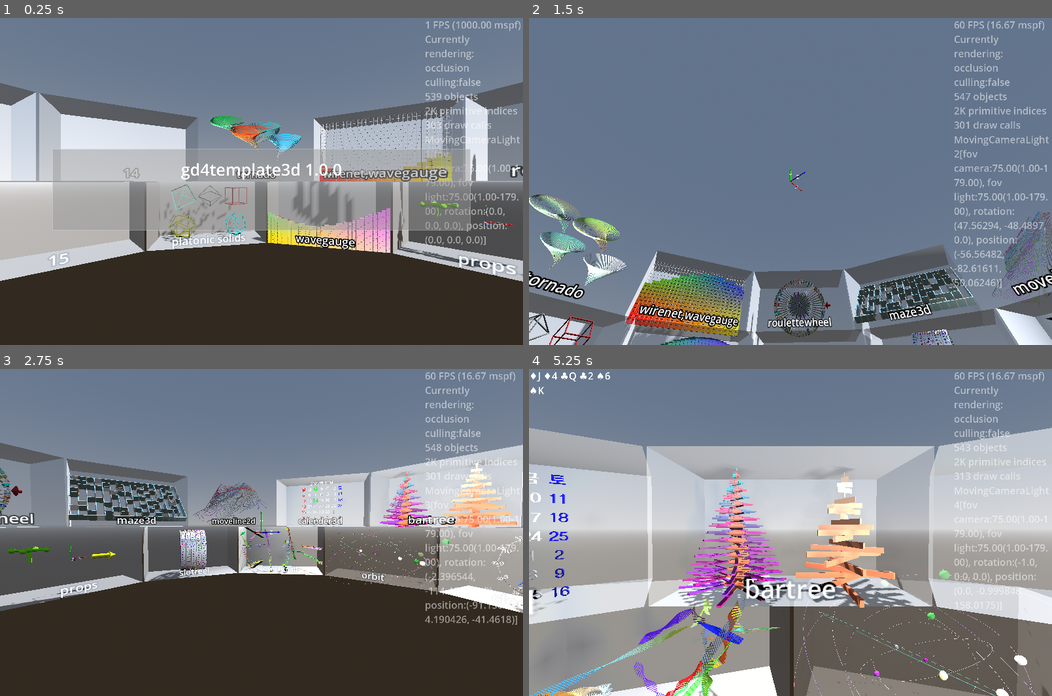
Above: before the commit, frames 1-4 (two rows, left to right).
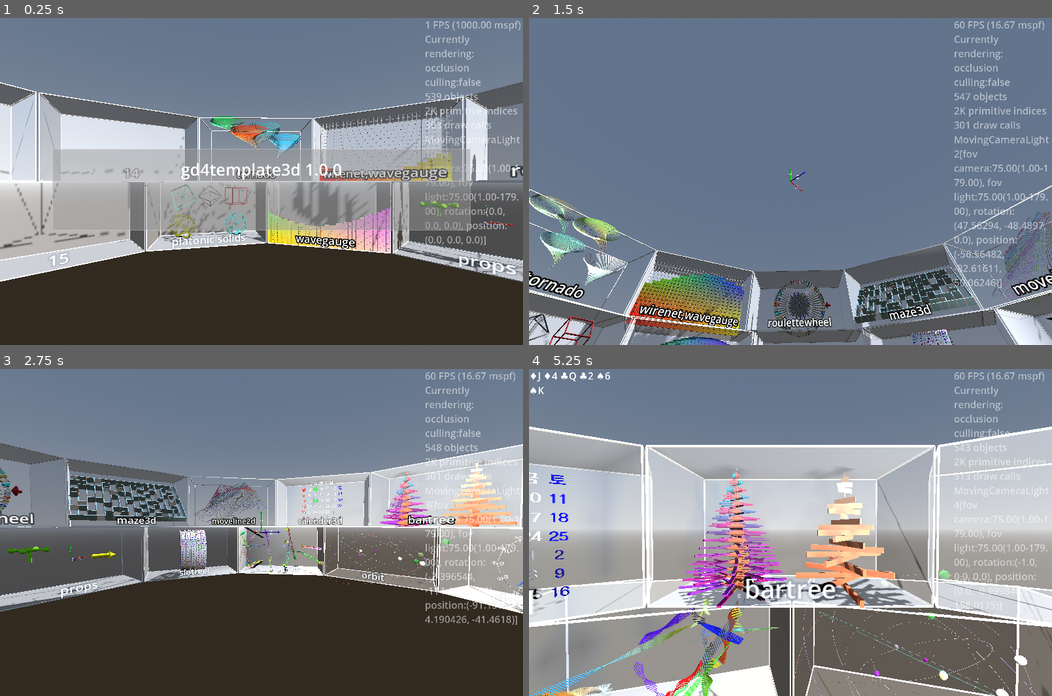
Above: after the commit, the same moments.

Repository: kasworld/gd4template3d
Game: Godot game, scene res://main.tscn
Same seed, same stepped clock (60 frames per second), same inputs: the game is played once before the commit and once after it.
Inputs (mouse positions are in pixels of both pictures, inside the frame that each line leads up to):
- Up to frame 1 (0.25 s): no input
- Up to frame 2 (1.5 s): tap Enter at 0.5 s; move the mouse to (905, 165) at 0.52 s; hold Right 0.53-1.28 s; tap Q at 0.6 s; click (905, 165) at 0.67 s; move the mouse to (685, 197) at 1.27 s; hold Down from 1.28 s (still down); tap E at 1.35 s
- Up to frame 3 (2.75 s): move the mouse to (313, 460) at 2.02 s; release Down at 2.03 s; hold Right from 2.03 s (still down); tap Enter at 2.1 s
- Up to frame 4 (5.25 s): move the mouse to (764, 597) at 2.77 s; release Right at 2.78 s; hold Up 2.78-3.53 s; tap one key every 0.75 s from 2.85 s: Q E Enter Q; click (764, 597) at 2.92 s; move the mouse to (947, 581) at 3.52 s; hold Left 3.53-5.03 s; move the mouse to (633, 483) at 4.27 s; move the mouse to (816, 532) at 5.02 s; hold Down from 5.03 s (still down); click (816, 532) at 5.17 s

The runs differ from the first frame. In frame 1, 3.1% of the frame differs, in the area x 0-100%, y 19-81%; in frame 2, 2.0%; in frame 3, 1.8%; in frame 4, 5.5%, in the area x 0-100%, y 17-100%.

Commit message:
add wirebox to GlassCabinet

Diff:
--- a/glass_cabinet/glass_cabinet.gd
+++ b/glass_cabinet/glass_cabinet.gd
@@ -7,6 +7,7 @@
 	$AxisArrow3D.set_size(box_size.length()/10).set_colors()
 	$Label3D.pixel_size = box_size.y/200
 	$Label3D.position = Vector3(0,-box_size.y/2,box_size.z/2)
+	$WireBox.init_wire_box( box_size, box_size.length()/200, Color.WHITE)
 	return self
 
 func show_axis_arrow(b :bool = true) -> GlassCabinet:
@@ -16,8 +17,15 @@
 func show_wall_box(b :bool = true) -> GlassCabinet:
 	$WallBox.visible = b
 	return self
-func set_box_color(co :Color) -> GlassCabinet:
+func set_wall_box_color(co :Color) -> GlassCabinet:
 	$WallBox.mesh.material.albedo_color = co
+	return self
+
+func show_wire_box(b :bool = true) -> GlassCabinet:
+	$WireBox.visible = b
+	return self
+func set_wire_box_color(co :Color) -> GlassCabinet:
+	$WireBox.set_color_all(co)
 	return self
 
 func show_label(b :bool = true) -> GlassCabinet:
--- a/glass_cabinet/glass_cabinet.tscn
+++ b/glass_cabinet/glass_cabinet.tscn
@@ -1,8 +1,9 @@
-[gd_scene load_steps=6 format=3 uid="uid://clnf86bglf40d"]
+[gd_scene load_steps=8 format=3 uid="uid://clnf86bglf40d"]
 
 [ext_resource type="Script" uid="uid://dgtp6vsyrysk1" path="res://glass_cabinet/glass_cabinet.gd" id="1_2v0m0"]
 [ext_resource type="PackedScene" uid="uid://ces3a6yv0c5fi" path="res://moving_carmera_light/moving_camera_light.tscn" id="2_71gvw"]
 [ext_resource type="PackedScene" uid="uid://dl14flc0fkeyt" path="res://axis_arrow_3d/axis_arrow_3d.tscn" id="3_nkhty"]
+[ext_resource type="PackedScene" uid="uid://cfnbpemvoy1i6" path="res://multi_mesh_shape/multi_mesh_shape.tscn" id="4_2eiwf"]
 
 [sub_resource type="StandardMaterial3D" id="StandardMaterial3D_ig7tw"]
 resource_local_to_scene = true
@@ -13,6 +14,9 @@
 resource_local_to_scene = true
 material = SubResource("StandardMaterial3D_ig7tw")
 flip_faces = true
+
+[sub_resource type="MultiMesh" id="MultiMesh_6tr68"]
+resource_local_to_scene = true
 
 [node name="GlassCabinet" type="Node3D"]
 script = ExtResource("1_2v0m0")
@@ -28,3 +32,6 @@
 [node name="Label3D" type="Label3D" parent="."]
 visible = false
 vertical_alignment = 2
+
+[node name="WireBox" parent="." instance=ExtResource("4_2eiwf")]
+multimesh = SubResource("MultiMesh_6tr68")
--- a/main.gd
+++ b/main.gd
@@ -389,7 +389,7 @@
 	if labeltext != "":
 		glasscabinet.set_label_text(labeltext)
 		demo_name_to_glass_cabinet[labeltext] = glasscabinet
-	glasscabinet.set_box_color(Color(Color.WHITE,0.2))
+	glasscabinet.set_wall_box_color(Color(Color.WHITE,0.2))
 	for i in 9:
 		add_orbitsphere(glasscabinet, i)
 func add_orbitsphere(glasscabinet :GlassCabinet, i :int) -> void:
